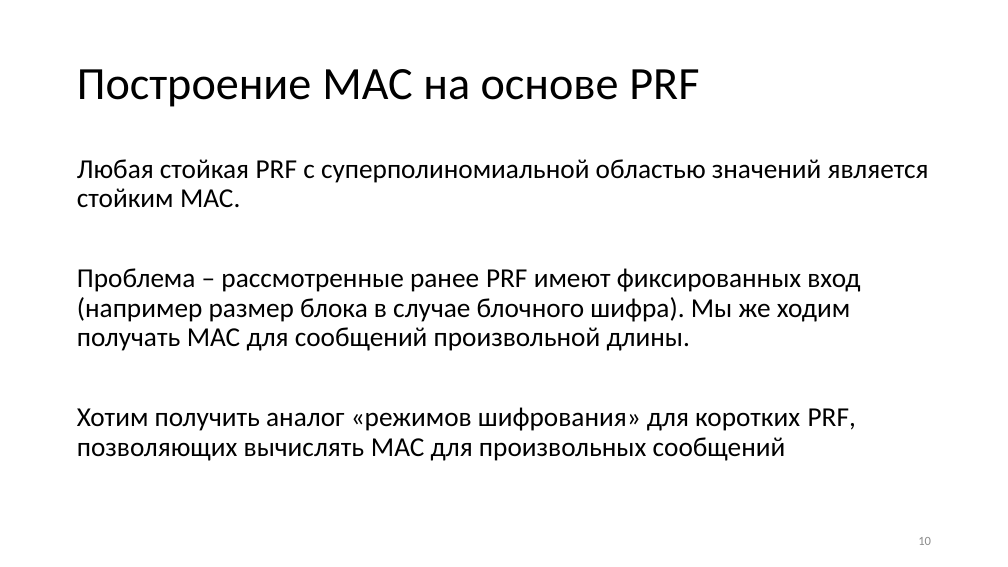
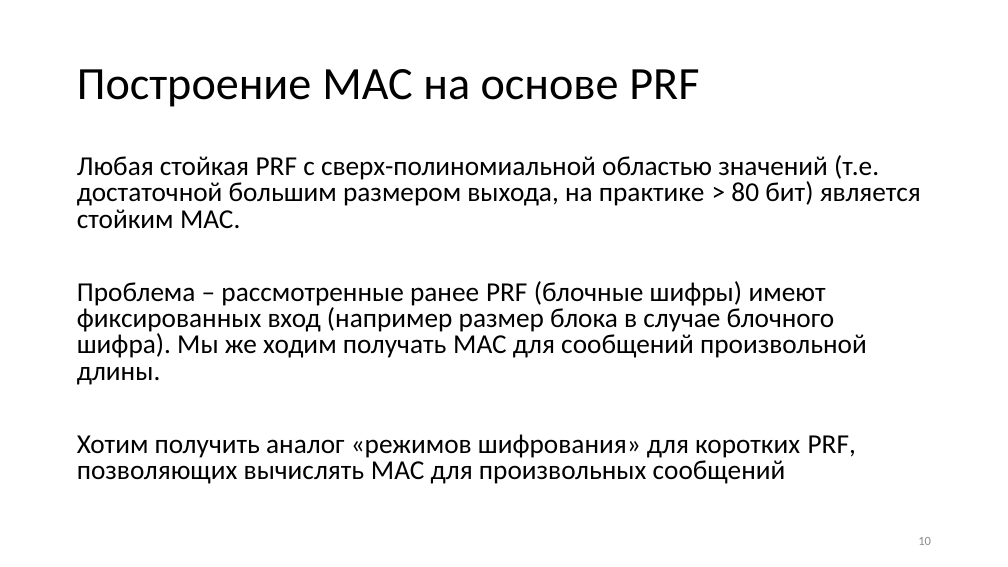
Before and after one commit to CryptoCourse/CryptoLectures, a slide deck: slide 10 of Lectures/MACsLite.pptx. Drawn at 1008x567 pixels with LibreOffice and Linux fonts; fonts in the diff are those of the drawing. Boxes give left, top, right and bottom in pixels: in the first picture for what was removed or moved away, otherwise in the second. Text is boxed around its words. In the diff, an @@ line names an element or a change of style, - is before the commit and + after.

```diff
--- a/Lectures/MACsLite.pptx
+++ b/Lectures/MACsLite.pptx
@@ text at (77,155,921,385): text changed @@
-Любая стойкая PRF с суперполиномиальной областью значений является стойким MAC.
-Проблема – рассмотренные ранее PRF имеют фиксированных вход (например размер блока в случае блочного шифра). Мы же ходим получать MAC для сообщений произвольной длины.
+Любая стойкая PRF с сверх-полиномиальной областью значений (т.е. достаточной большим размером выхода, на практике > 80 бит) является стойким MAC.
+Проблема – рассмотренные ранее PRF (блочные шифры) имеют фиксированных вход (например размер блока в случае блочного шифра). Мы же ходим получать MAC для сообщений произвольной длины.
@@ text at (77,434,856,484): line spacing 0.9 to 0.8 @@
```
Also in this commit, not shown: 1 other slide changed, 1 slide removed.
